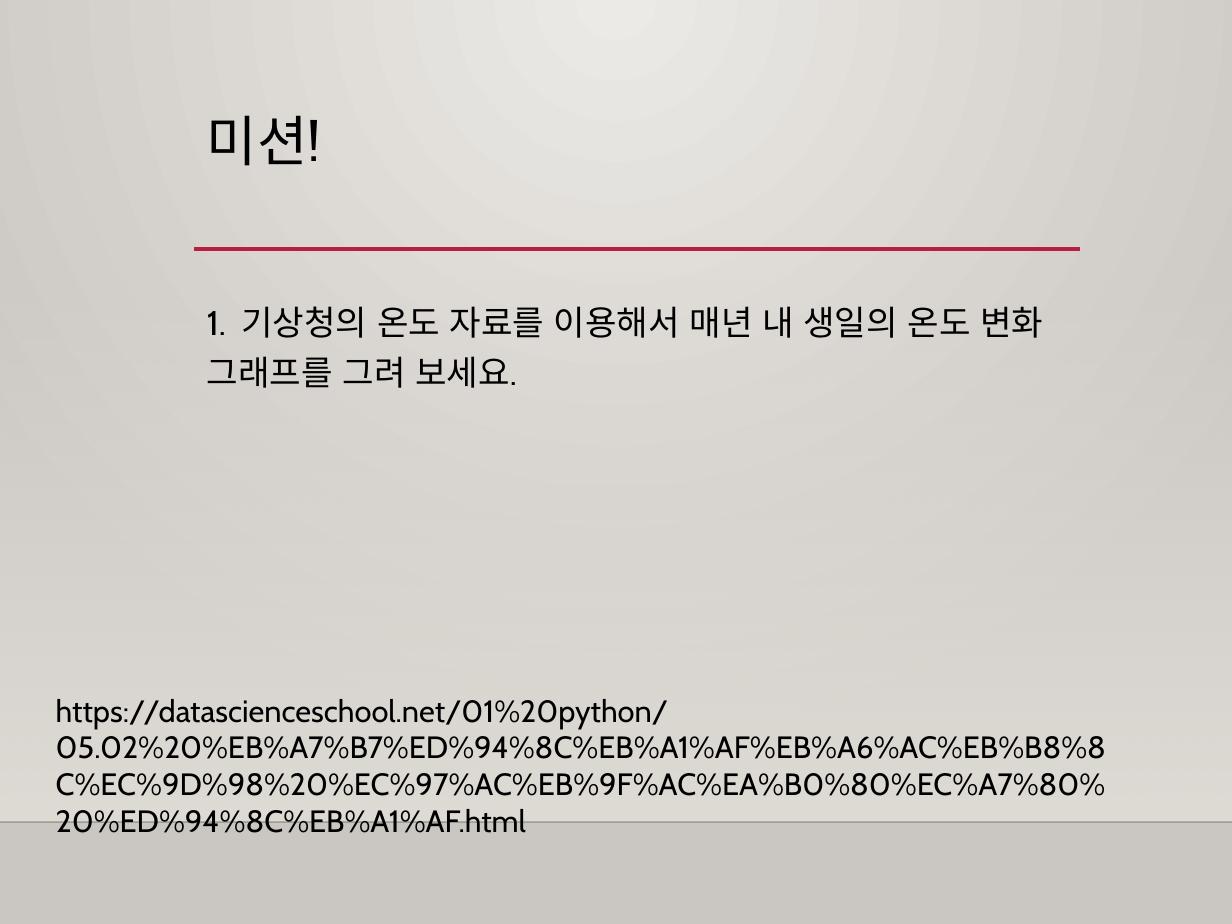
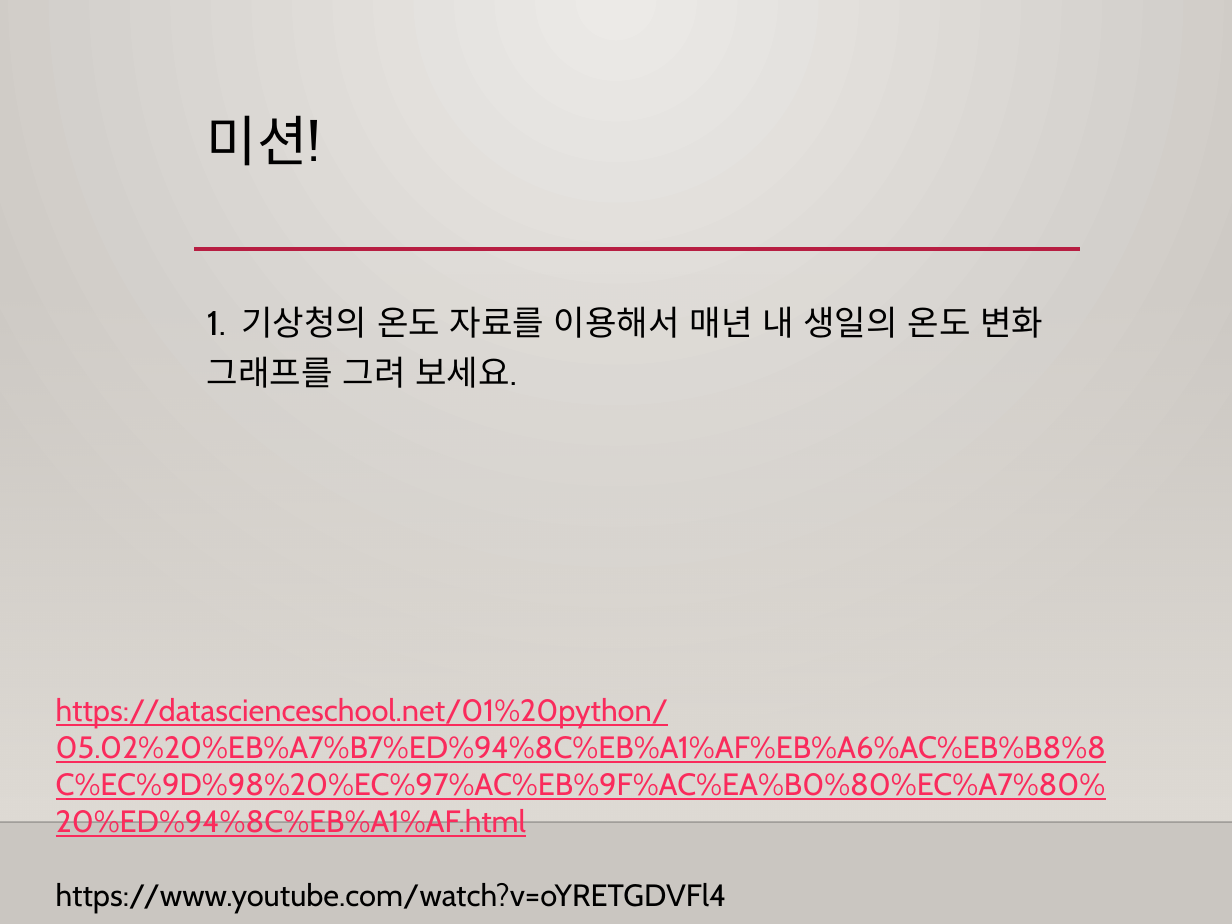
Before and after one commit to freshmea/weizman_python_class, a slide deck: slide 9 of textbook/파이썬3-4교시.pptx. Drawn at 1232x924 pixels with LibreOffice and Linux fonts; fonts in the diff are those of the drawing; background and template pictures are left out. Boxes give left, top, right and bottom in pixels: in the first picture for what was removed or moved away, otherwise in the second. Text is boxed around its words. In the diff, an @@ line names an element or a change of style, - is before the commit and + after.

```diff
--- a/textbook/파이썬3-4교시.pptx
+++ b/textbook/파이썬3-4교시.pptx
@@ text at box(56, 698, 1106, 837): text colour #000000 to #FA2B5C, underline on in "https://datascienceschool.net/01%20python/05.02%20%EB%A7%B7% ..." @@
@@ text at box(56, 883, 727, 913): paragraph added @@
+https://www.youtube.com/watch?v=oYRETGDVFl4
```
Also in this commit, not shown: 1 other file.
